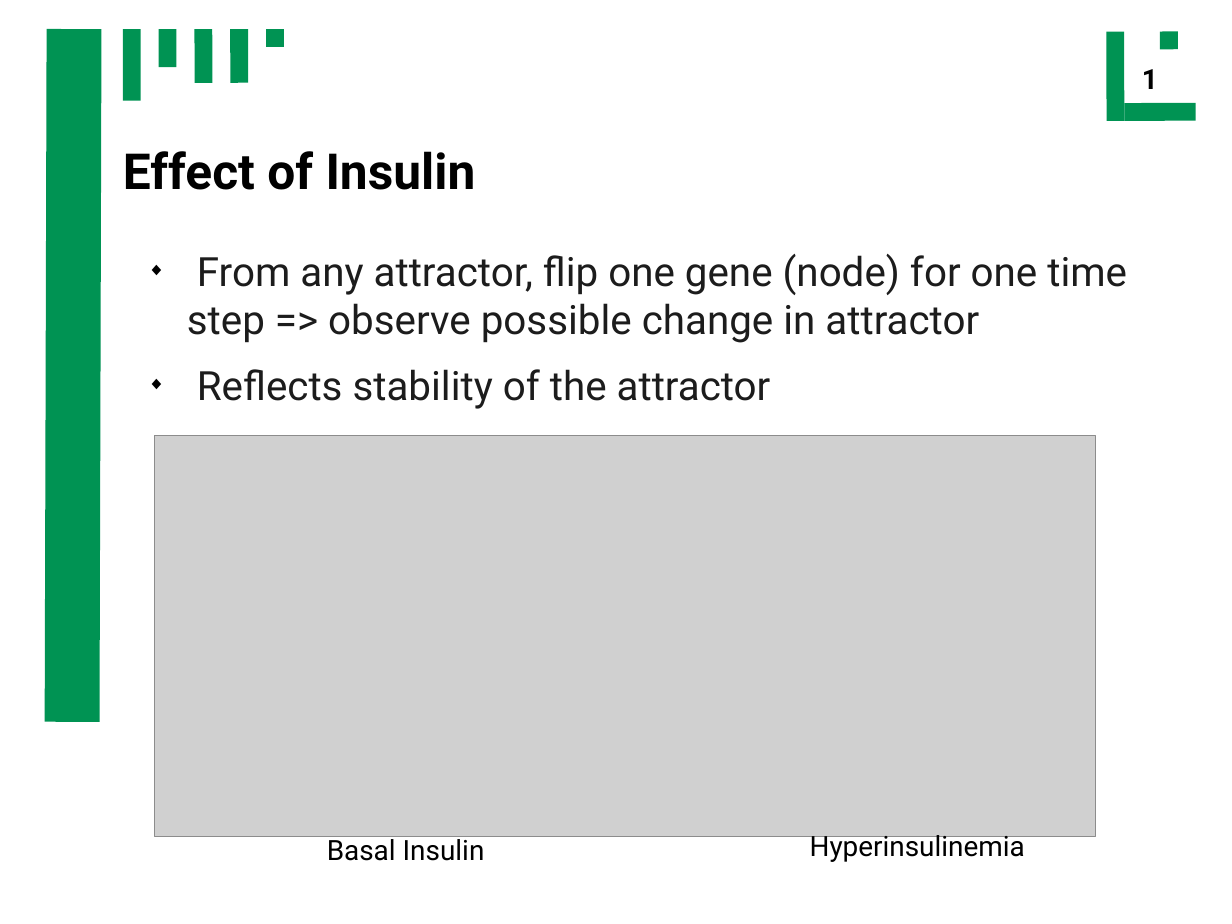
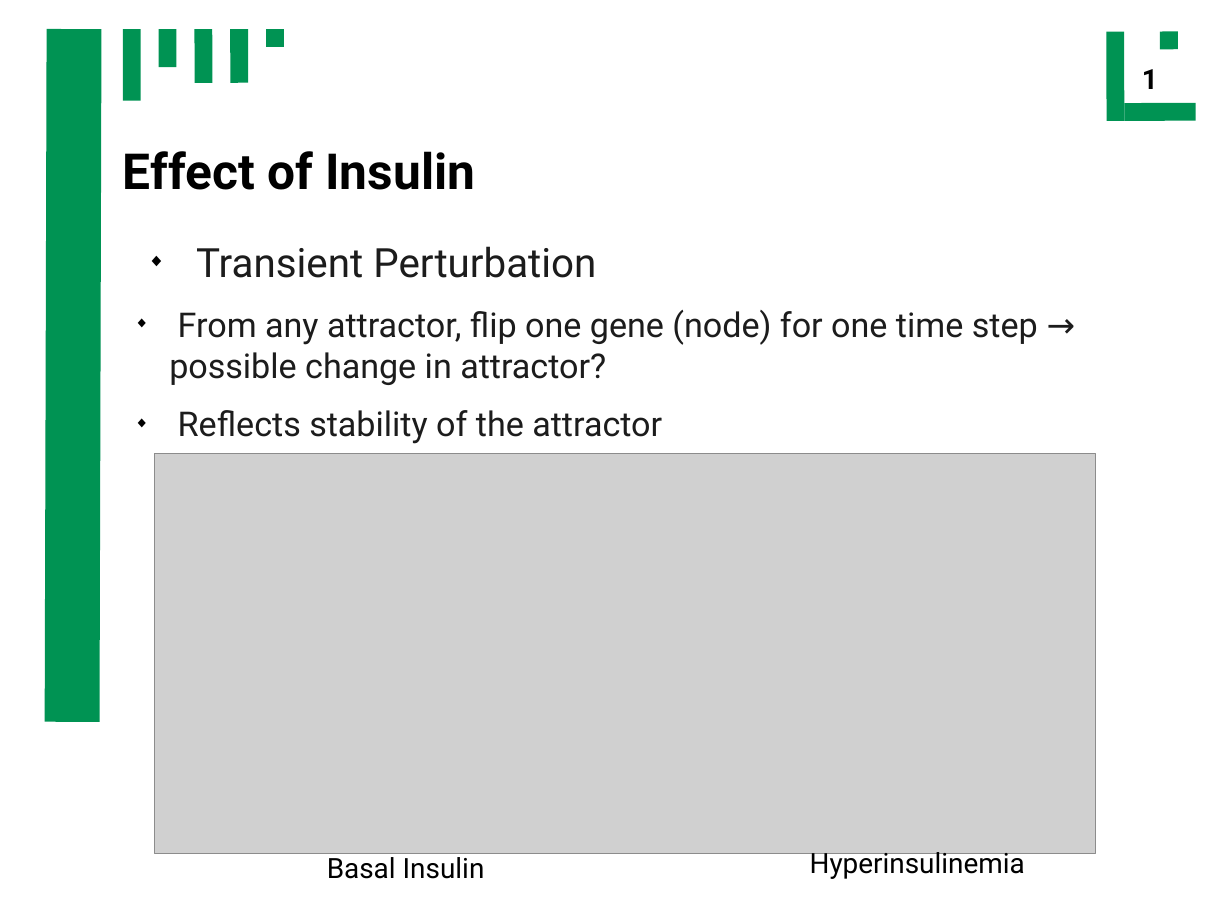
Before and after one commit to ch4perone/HaveFunWithSysBio, a slide deck: slide 14 of presentation.odp. Drawn at 1232x924 pixels with LibreOffice and Linux fonts; fonts in the diff are those of the drawing; grey boxes stand for pictures. Boxes give left, top, right and bottom in pixels: in the first picture for what was removed or moved away, otherwise in the second. Text is boxed around its words. In the diff, an @@ line names an element or a change of style, - is before the commit and + after.

```diff
--- a/presentation.odp
+++ b/presentation.odp
@@ text "Transient Perturbation": place and size @@
-text "Transient Perturbation" at [187, 254, 1127, 409]
+text "Transient Perturbation" at [169, 246, 1038, 444]
@@ text at [169, 246, 1038, 385]: text changed; size 26 to 22 pt @@
-◆ From any attractor, flip one gene (node) for one time step => observe possible change in attractor
+◆ Transient Perturbation
+  ◆ From any attractor, flip one gene (node) for one time step → possible change in attractor?
@@ text at [178, 410, 662, 444]: size 26 to 22 pt in "Reflects stability of the attractor"; list level 1 to 2 in "Reflects stability of the attractor" @@
@@ 2 texts, 1 picture: place and size @@
-2 texts, 1 picture at [154, 436, 1096, 862]
+2 texts, 1 picture at [154, 454, 1096, 879]
```
Also in this commit, not shown: 4 other slides changed, 4 slides added, 2 slides removed, 1 other file.
